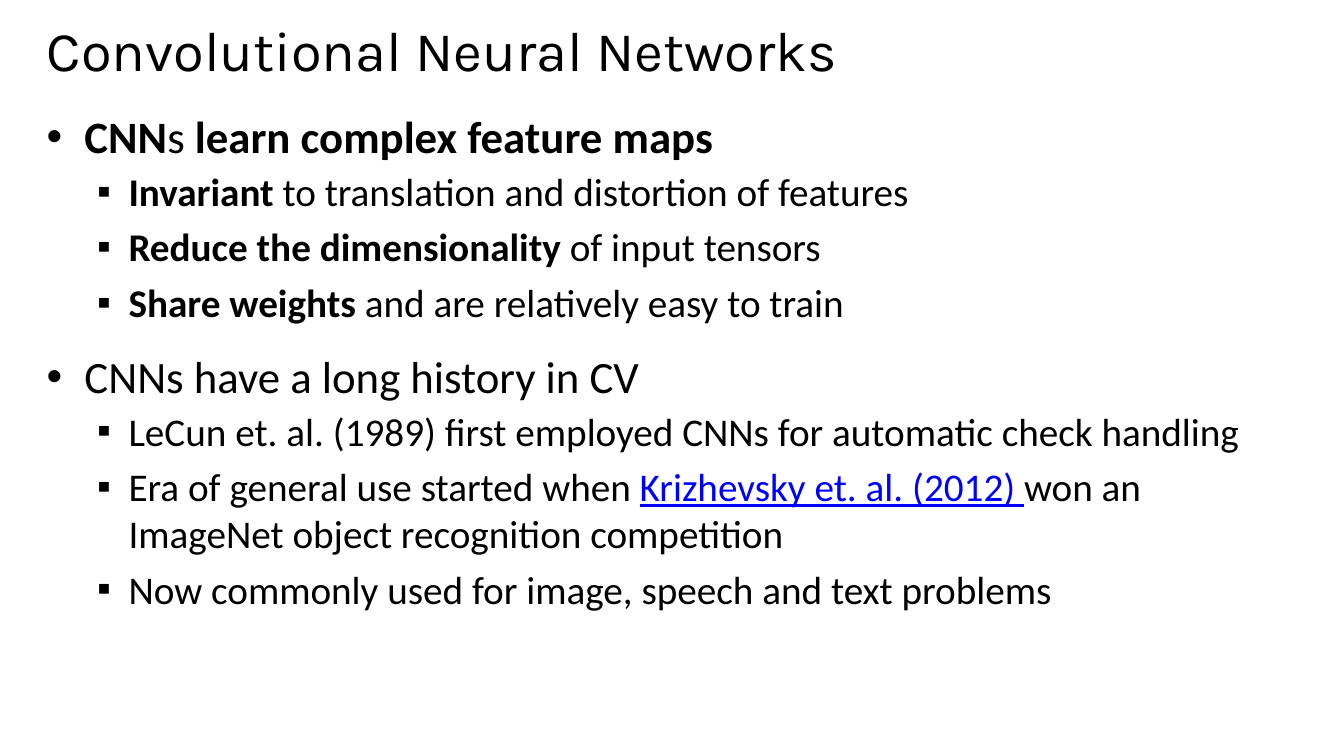
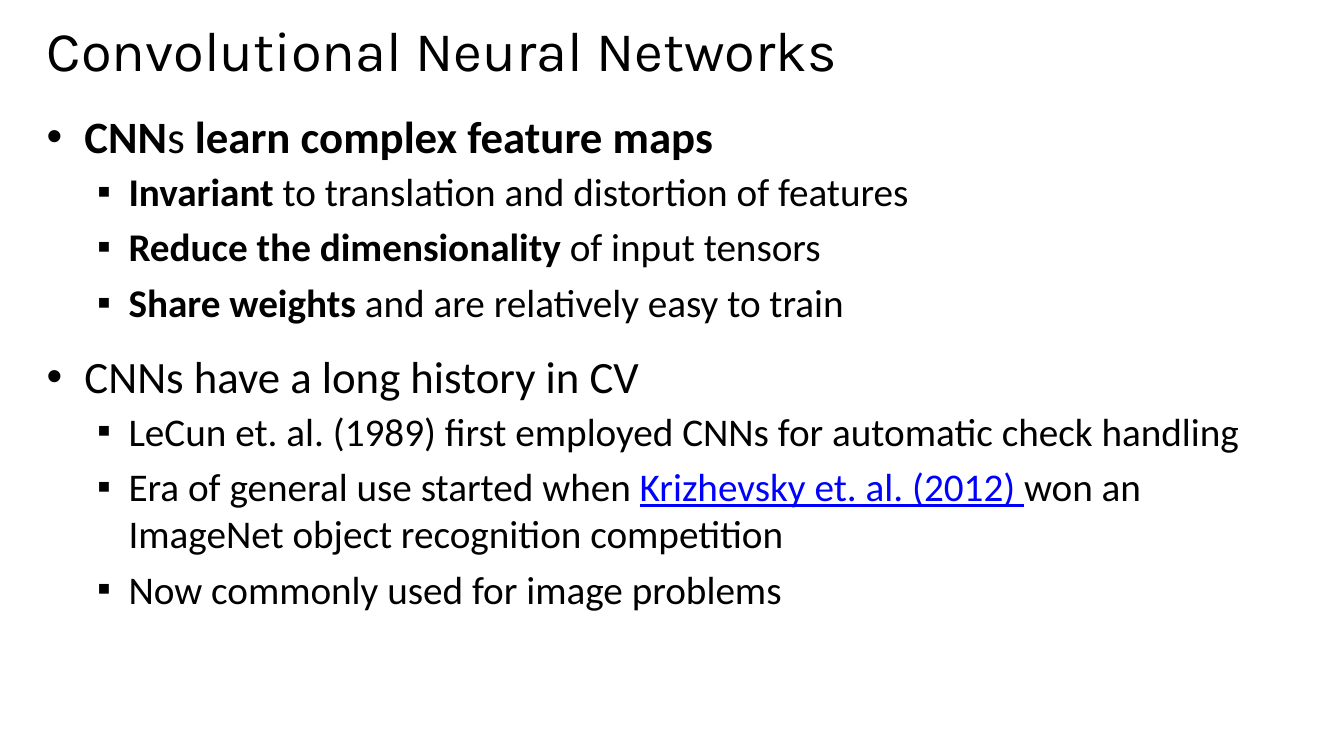
Before and after one commit to StephenElston/CSCI-E25, a slide deck: slide 3 of Slides/6_ConvolutionalNNs.pptx. Drawn at 1344x756 pixels with LibreOffice and Linux fonts; fonts in the diff are those of the drawing. Boxes give left, top, right and bottom in pixels: in the first picture for what was removed or moved away, otherwise in the second. Text is boxed around its words. In the diff, an @@ line names an element or a change of style, - is before the commit and + after.

```diff
--- a/Slides/6_ConvolutionalNNs.pptx
+++ b/Slides/6_ConvolutionalNNs.pptx
@@ text at [129,576,782,611]: text changed @@
-  ▪ Now commonly used for image, speech and text problems
+  ▪ Now commonly used for image problems
```
Also in this commit, not shown: 3 other slides changed.
